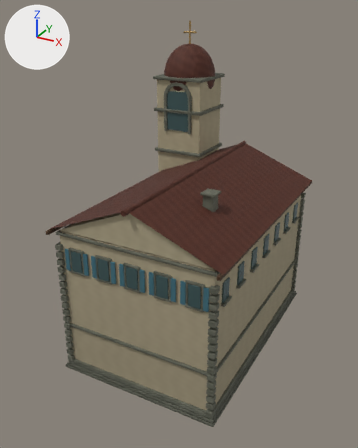
The glTF model public/assets/models/buildings/building_church_lod1.glb, before and after one commit.
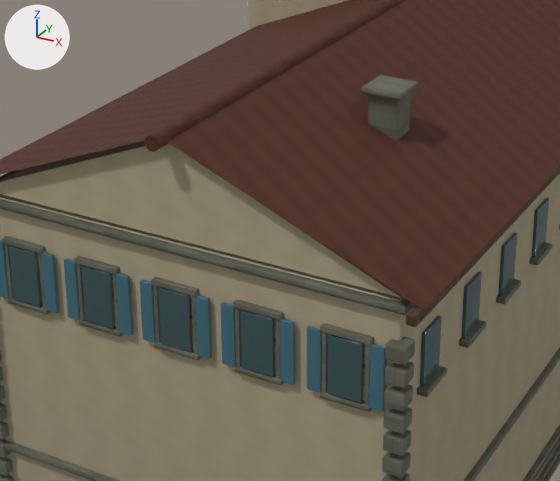
There are two pictures of each version: one whole from a camera (50 mm lens) standing at (17.9, -35.5, 28.2) and looking at (-1.0, -1.2, 11.1), one close up on the part from 19% to 76% of the width and 36% to 75% of the height. Arrows for +X, +Y and +Z are at upper left; the lights stay in place. The last two pictures show the newer version. Vertices at exactly the same position are counted once.

Objects in the first close-up: 'carved_double_door', 'individual_barrel_roof_tiles', 'shutter', 'stepped_stone_plinth', 'stucco_volume', 'window_recess'.
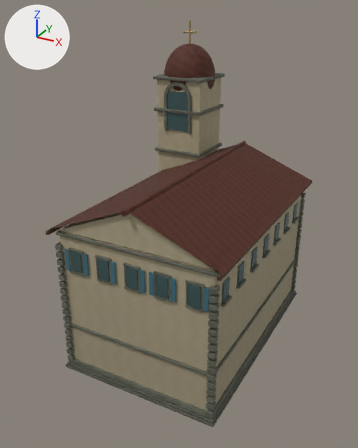
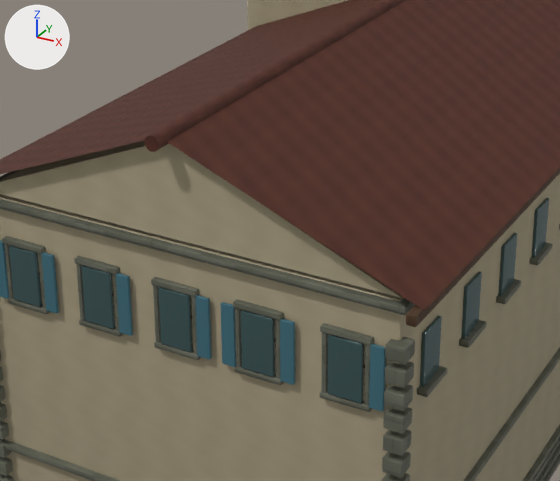
Changed parts and their boxes (x1, y1, x2, y2) in the close-ups (560 x 481 px):
```json
{"part": 1, "of": "me_cube_2263", "change": "deleted", "before": [361, 74, 418, 100]}
{"part": 2, "of": "me_cube_2263", "change": "deleted", "before": [368, 93, 411, 140]}
{"part": 3, "of": "me_cube_2347", "change": "deleted", "before": [64, 259, 322, 393]}
```

Edits to the scene script, one JSON object a line:
```json
{"block": "me_cube_2263", "where": "# used by ob_stepped_stone_plinth; location = (0.0, 0.0, 0.17)"}
{"op": "remove", "block": "me_cube_2263", "code": "me_cube_2263.from_pydata(...)  # 3481 vertices, 6134 faces; spans x -7.9..6.9, y -10.4..11.4, z -0.1..22.0"}
{"op": "add", "block": "me_cube_2263", "code": "me_cube_2263.from_pydata(...)  # 3449 vertices, 6078 faces; spans x -7.9..6.9, y -10.4..11.4, z -0.1..22.0"}
{"block": "me_cube_2263", "change": "me_cube_2263 part 1: the loose piece of 16 vertices spanning x 2.7..3.8, y -4.6..-3.4, z 15.3..15.5 is deleted"}
{"block": "me_cube_2263", "change": "me_cube_2263 part 2: the loose piece of 16 vertices spanning x 2.8..3.7, y -4.4..-3.6, z 13.1..15.3 is deleted"}
{"block": "me_cube_2347", "where": "# used by ob_shutter; location = (-5.77, 10.1, 2.4)"}
{"op": "remove", "block": "me_cube_2347", "code": "me_cube_2347.from_pydata(...)  # 480 vertices, 840 faces; spans x -0.2..11.9, y -20.3..0.1, z -0.9..9.0"}
{"op": "add", "block": "me_cube_2347", "code": "me_cube_2347.from_pydata(...)  # 336 vertices, 588 faces; spans x -0.2..11.9, y -20.3..0.1, z -0.9..9.0"}
{"block": "me_cube_2347", "change": "me_cube_2347 part 3: 9 loose pieces with 144 vertices, spanning x 2.3..10.2, y -20.3..0.1, z -0.9..9.0, are deleted"}
```
